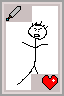
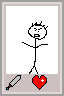
Layered file, before and after one edit (64x96). Changes by layer:
painted on "layout" over [6, 6, 58, 90]
